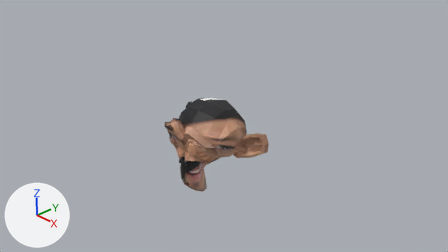
The Blender file Assets/Models/Monkey.blend as it was, and as the next commit left it.
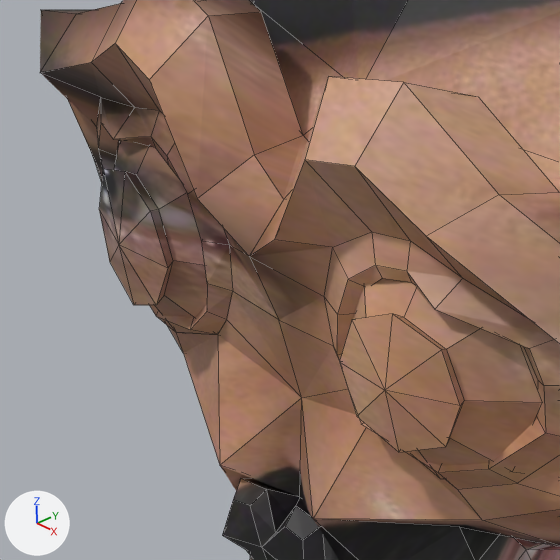
Old and new are each drawn from the file's camera 'Camera' and again close up on the part from 36% to 46% of the width and 48% to 65% of the height. Arrows for +X, +Y and +Z are at lower left; the lights stay in place. The close-ups show mesh edges as thin lines.

Names of what the first close-up shows: 'Suzanne'.
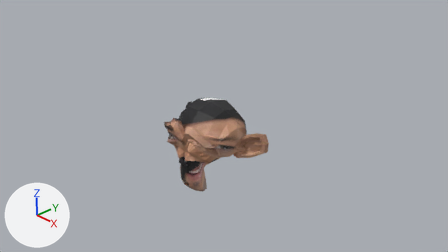
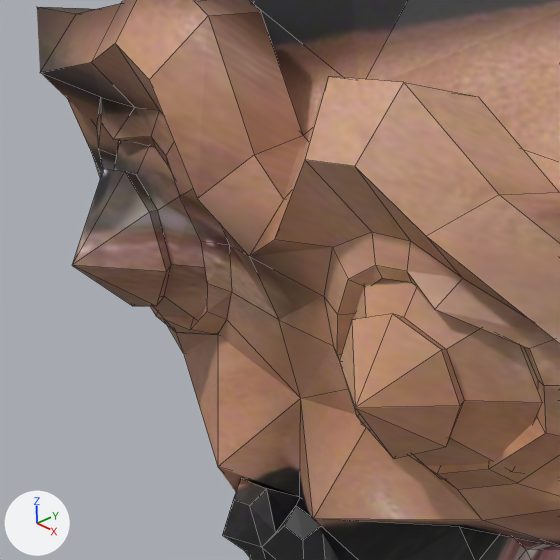
Patch to the scene script:
```diff
--- a/Assets/Models/Monkey.blend.py
+++ b/Assets/Models/Monkey.blend.py
@@ me_suzanne @@
 # used by ob_suzanne; location = (0.0, 0.0, 0.0); rotation_euler = (1.571, 0.0, 0.0), in degrees (90, 0, 0)
 # verts and faces of me_suzanne; kept vertices keep their numbers, new ones are numbered from 507
 # before: 10 (0.35, 0.13, 0.78), 60 (0.35, 0.24, 0.83) at pixel (384, 390), 62 (0.35, 0.12, 0.8) at pixel (398, 452)
 # before: 23 (-0.24, 0.24, 0.8) at pixel (173, 260), 27 (-0.2, 0.39, 0.74), 57 (-0.23, 0.24, 0.82) at pixel (167, 268), 61 (-0.35, 0.24, 0.83) at pixel (118, 244), 110 (-0.16, 0.41, 0.77)
 # before: 256 (-0.21, 0.38, 0.78) at pixel (187, 194), 258 (-0.23, 0.36, 0.76)
 # before: 98 (-0.86, 0.43, 0.59) at pixel (40, 9)
-me_suzanne.from_pydata(...)  # 507 vertices, 500 faces; spans x -1.37..1.37, y -0.98..0.98, z -0.85..0.85
+me_suzanne.from_pydata(...)  # 508 vertices, 500 faces; spans x -1.37..1.37, y -0.98..0.98, z -0.85..0.92
+# me_suzanne part 1
+verts[10] = (0.35, 0.12, 0.79)  # moved
+verts[60] = (0.36, 0.24, 0.9)  # moved, pixel (355, 407)
+verts[62] = (0.35, 0.11, 0.82)  # moved, pixel (393, 458)
+# me_suzanne part 2
+verts[23] = (-0.23, 0.24, 0.81)  # moved, pixel (171, 264)
+verts[57] = (-0.22, 0.24, 0.83)  # moved, pixel (166, 271)
+verts[27] = (-0.21, 0.39, 0.76)  # moved
+verts[61] = (-0.36, 0.24, 0.92)  # moved, pixel (71, 265)
+verts[110] = (-0.17, 0.41, 0.78)  # moved
+verts[258] = (-0.24, 0.36, 0.77)  # moved
+verts[256] = (-0.21, 0.37, 0.8)  # moved, pixel (179, 196)
+# me_suzanne part 3
+verts[98] = (-0.87, 0.43, 0.6)  # moved, pixel (36, 6)
 me_suzanne.materials.append(mat_onion_man_png)
```

What differs and where, as boxes [x1, y1, x2, y2] in the close-ups (560 x 560 px; the box of a moved part takes in the faces that stretch with it):
'Suzanne', reshaped
    before: [40, 0, 560, 560]
    after: [37, 0, 560, 560]
part 1 of me_suzanne, moved or reshaped
    both: [339, 314, 493, 479]
part 2 of me_suzanne, moved or reshaped
    before: [99, 143, 248, 318]
    after: [72, 143, 248, 318]
part 3 of me_suzanne, moved or reshaped
    before: [40, 10, 90, 72]
    after: [37, 7, 94, 72]
